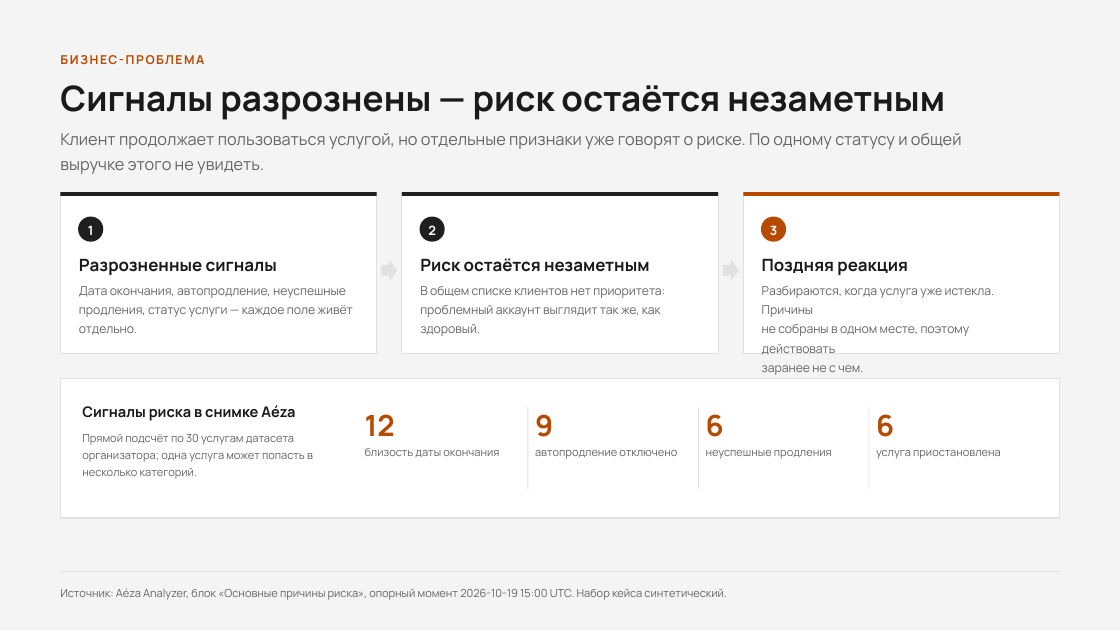
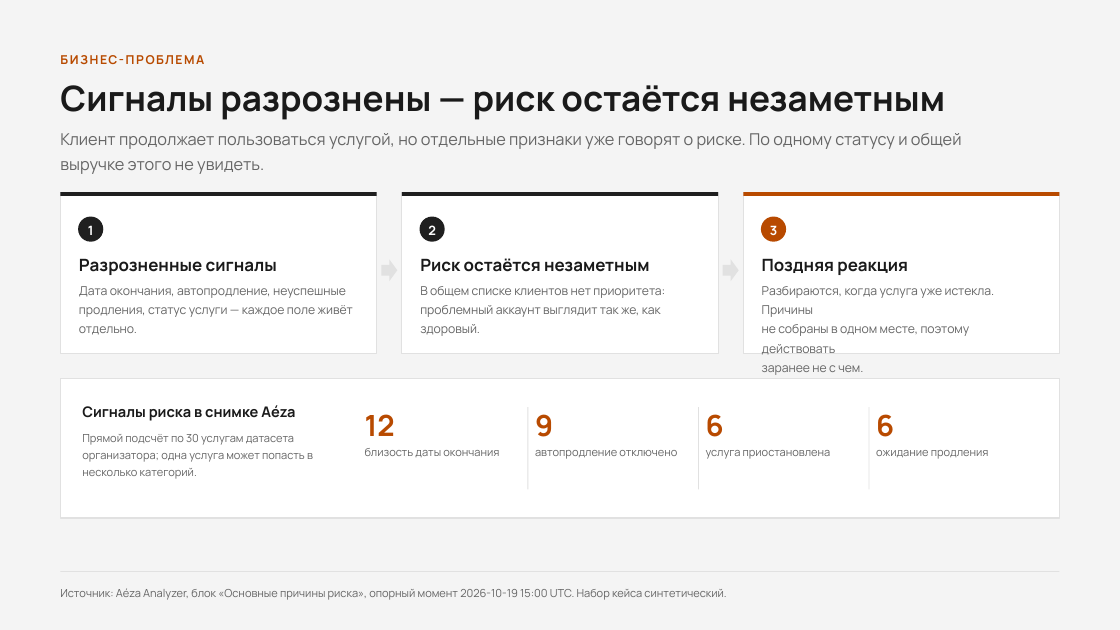
Before and after one commit to ForgeLabHub/ForgeAezaAnalizer, a slide deck: slide 2 of aeza_hackathon_osen_2026.pptx. Drawn at 1120x630 pixels with LibreOffice and Linux fonts; fonts in the diff are those of the drawing. Boxes give left, top, right and bottom in pixels: in the first picture for what was removed or moved away, otherwise in the second. Text is boxed around its words. In the diff, an @@ line names an element or a change of style, - is before the commit and + after.

```diff
--- a/aeza_hackathon_osen_2026.pptx
+++ b/aeza_hackathon_osen_2026.pptx
@@ text at <box>706,450,831,459</box>: text changed @@
-неуспешные продления
+услуга приостановлена
@@ text at <box>876,450,989,459</box>: text changed @@
-услуга приостановлена
+ожидание продления
```
Also in this commit, not shown: 5 other slides changed, 23 other files.
